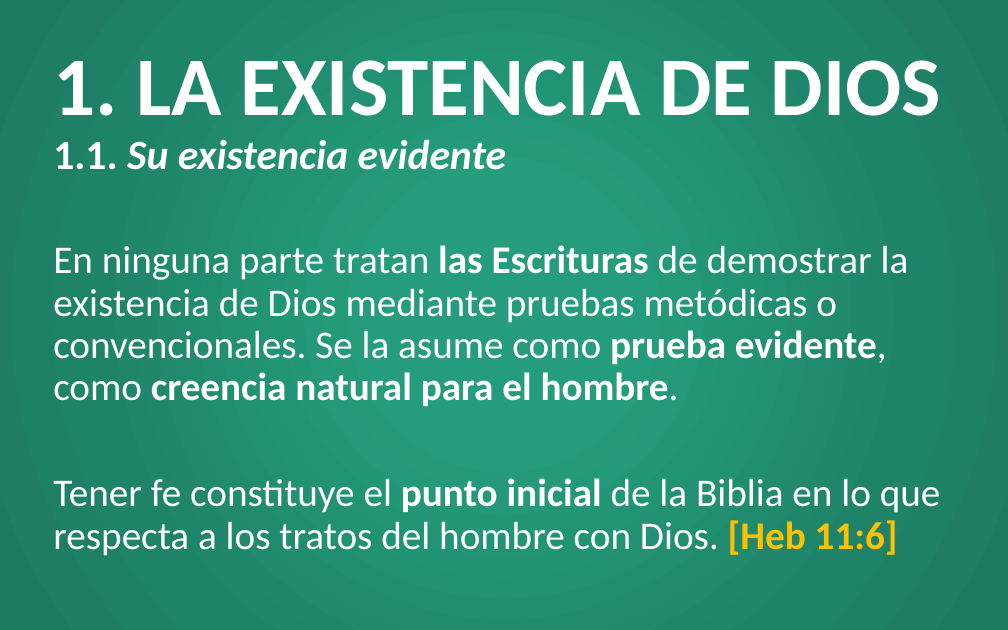
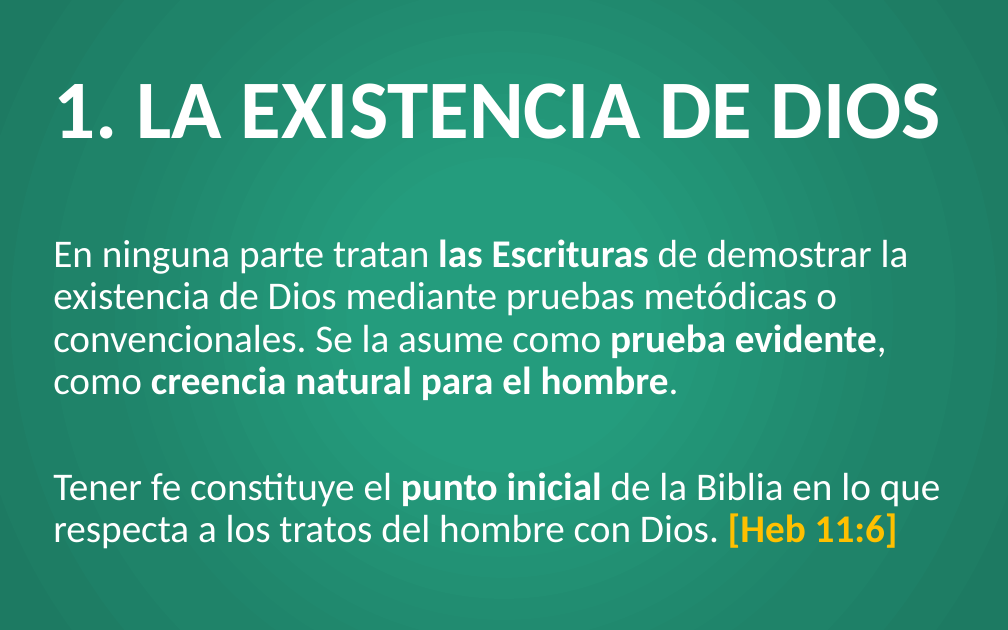
Before and after one commit to CreyTuning/documents, a slide deck: slide 3 of slideshow/Teologia Sistematica y Biblica - Myer Pearlman/Clases/4. Dios.pptx. Drawn at 1008x630 pixels with LibreOffice and Linux fonts; fonts in the diff are those of the drawing. Boxes give left, top, right and bottom in pixels: in the first picture for what was removed or moved away, otherwise in the second. Text is boxed around its words. In the diff, an @@ line names an element or a change of style, - is before the commit and + after.

Commit message:
4. Dios.pptx - part 1

```diff
--- a/slideshow/Teologia Sistematica y Biblica - Myer Pearlman/Clases/4. Dios.pptx
+++ b/slideshow/Teologia Sistematica y Biblica - Myer Pearlman/Clases/4. Dios.pptx
@@ title at (53, 83, 941, 139): text changed; size 29.7 to 59.4 pt @@
-1. LA EXISTENCIA DE DIOS
-1.1. Su existencia evidente
+1. LA EXISTENCIA DE DIOS
@@ text "En ninguna parte tratan las ...": place and size @@
-text "En ninguna parte tratan las ..." at (53, 245, 941, 556)
+text "En ninguna parte tratan las ..." at (53, 239, 941, 549)
```
Also in this commit, not shown: 2 other slides changed, 6 slides added.
